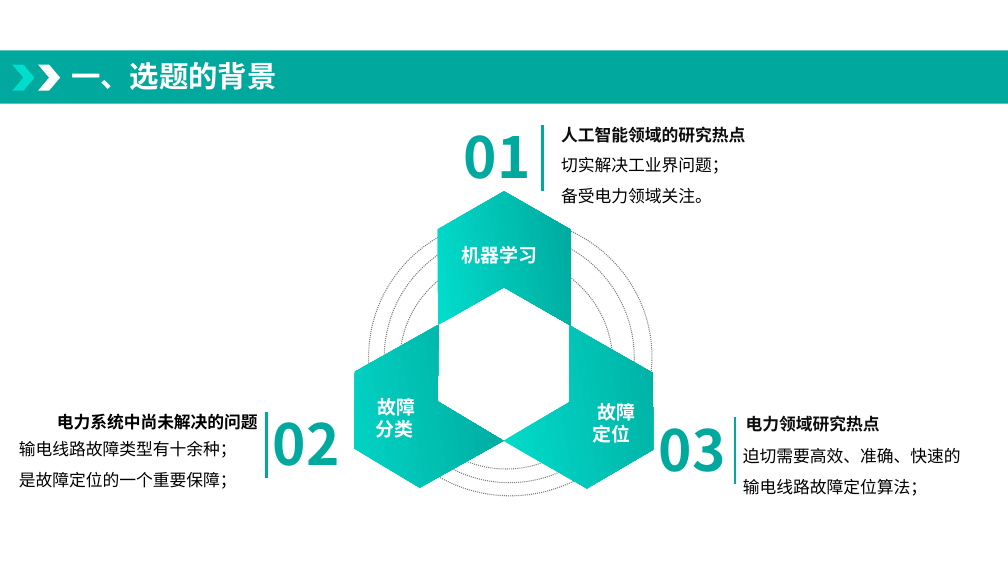
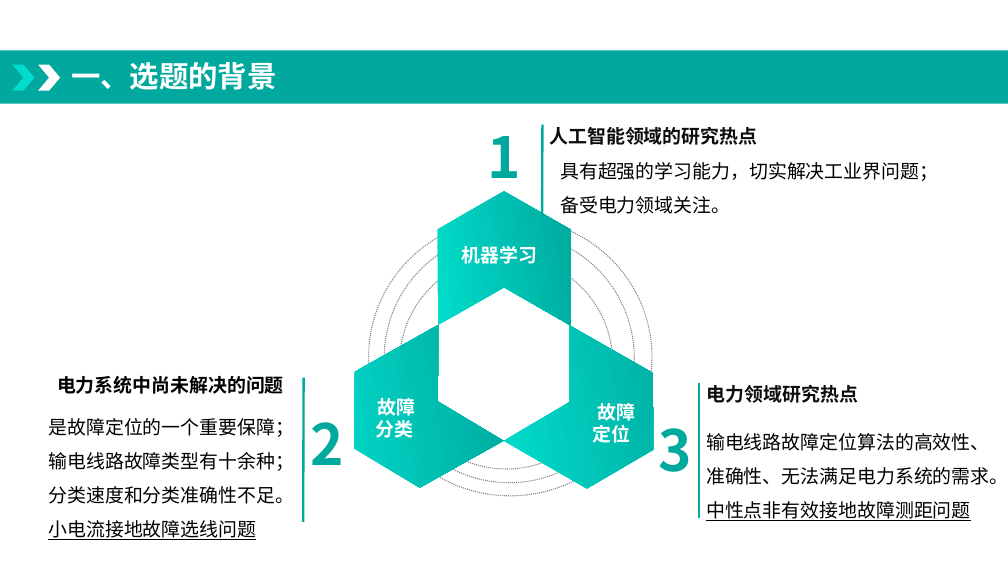
Before and after one commit to minda163/paper, a slide deck: slide 3 of 开题/我要学习-开题1.pptx. Drawn at 1008x567 pixels with LibreOffice and Linux fonts; fonts in the diff are those of the drawing; background and template pictures are left out. Boxes give left, top, right and bottom in pixels: in the first picture for what was removed or moved away, otherwise in the second. Text is boxed around its words. In the diff, an @@ line names an element or a change of style, - is before the commit and + after.

```diff
--- a/开题/我要学习-开题1.pptx
+++ b/开题/我要学习-开题1.pptx
@@ text at (x1=488, y1=136, x2=521, y2=193): text changed @@
-01
+1
@@ line moved from (543, 125) - (543, 191) to (543, 125) - (542, 217) @@
@@ text at (x1=560, y1=162, x2=938, y2=181): text changed; size 16 to 18 pt @@
-切实解决工业界问题；
+具有超强的学习能力，切实解决工业界问题；
@@ text at (x1=560, y1=196, x2=730, y2=214): size 16 to 18 pt in "备受电力领域关注。" @@
@@ size 16 to 18 pt in 3 elements at (x1=549, y1=127, x2=757, y2=145), (x1=707, y1=385, x2=858, y2=403), (x1=57, y1=376, x2=284, y2=394) @@
@@ text "电力系统中尚未解决的问题" moved from (x1=57, y1=413, x2=258, y2=430) to (x1=57, y1=376, x2=284, y2=394) @@
@@ line moved from (267, 412) - (267, 479) to (304, 378) - (303, 522) @@
@@ text "电力领域研究热点" moved from (x1=746, y1=415, x2=880, y2=432) to (x1=707, y1=385, x2=858, y2=403) @@
@@ line moved from (735, 417) - (735, 484) to (699, 383) - (699, 518) @@
@@ text "是故障定位的一个重要保障；" moved from (x1=19, y1=441, x2=237, y2=489) to (x1=48, y1=418, x2=294, y2=540) @@
@@ text at (x1=48, y1=418, x2=294, y2=437): paragraph added @@
+是故障定位的一个重要保障；
@@ text at (x1=310, y1=422, x2=343, y2=465): text changed @@
-02
+2
@@ text at (x1=659, y1=428, x2=692, y2=472): text changed @@
-03
+3
@@ text at (x1=706, y1=433, x2=1008, y2=521): text changed; size 16 to 18 pt @@
-迫切需要高效、准确、快速的输电线路故障定位算法；
+输电线路故障定位算法的高效性、准确性、无法满足电力系统的需求。
+中性点非有效接地故障测距问题
@@ text at (x1=48, y1=452, x2=294, y2=471): size 16 to 18 pt in "输电线路故障类型有十余种；" @@
@@ text at (x1=48, y1=486, x2=294, y2=540): text changed; size 16 to 18 pt @@
-是故障定位的一个重要保障；
+分类速度和分类准确性不足。
+小电流接地故障选线问题
```
Also in this commit, not shown: 5 other slides changed, 1 other file.
